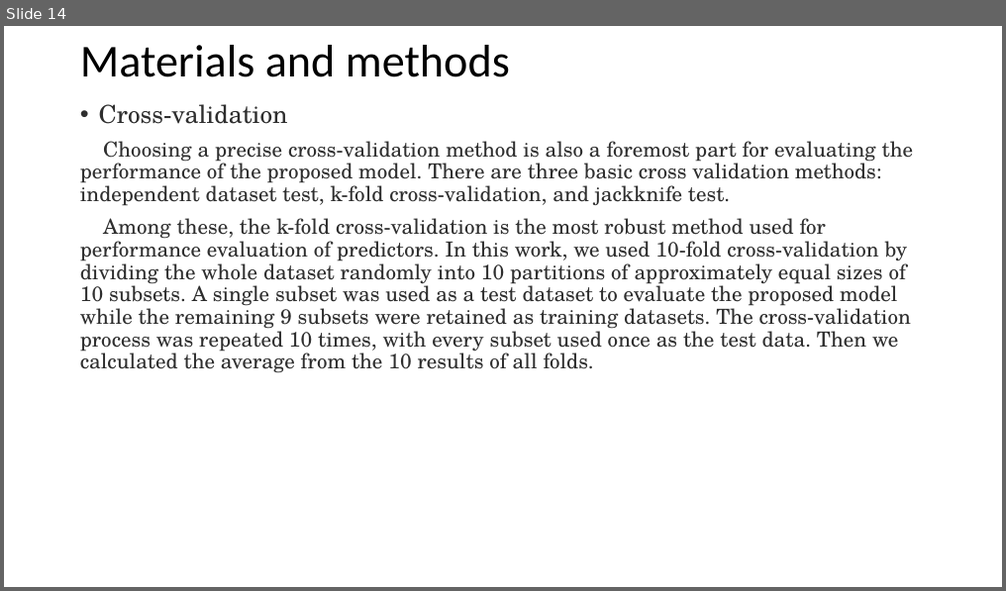
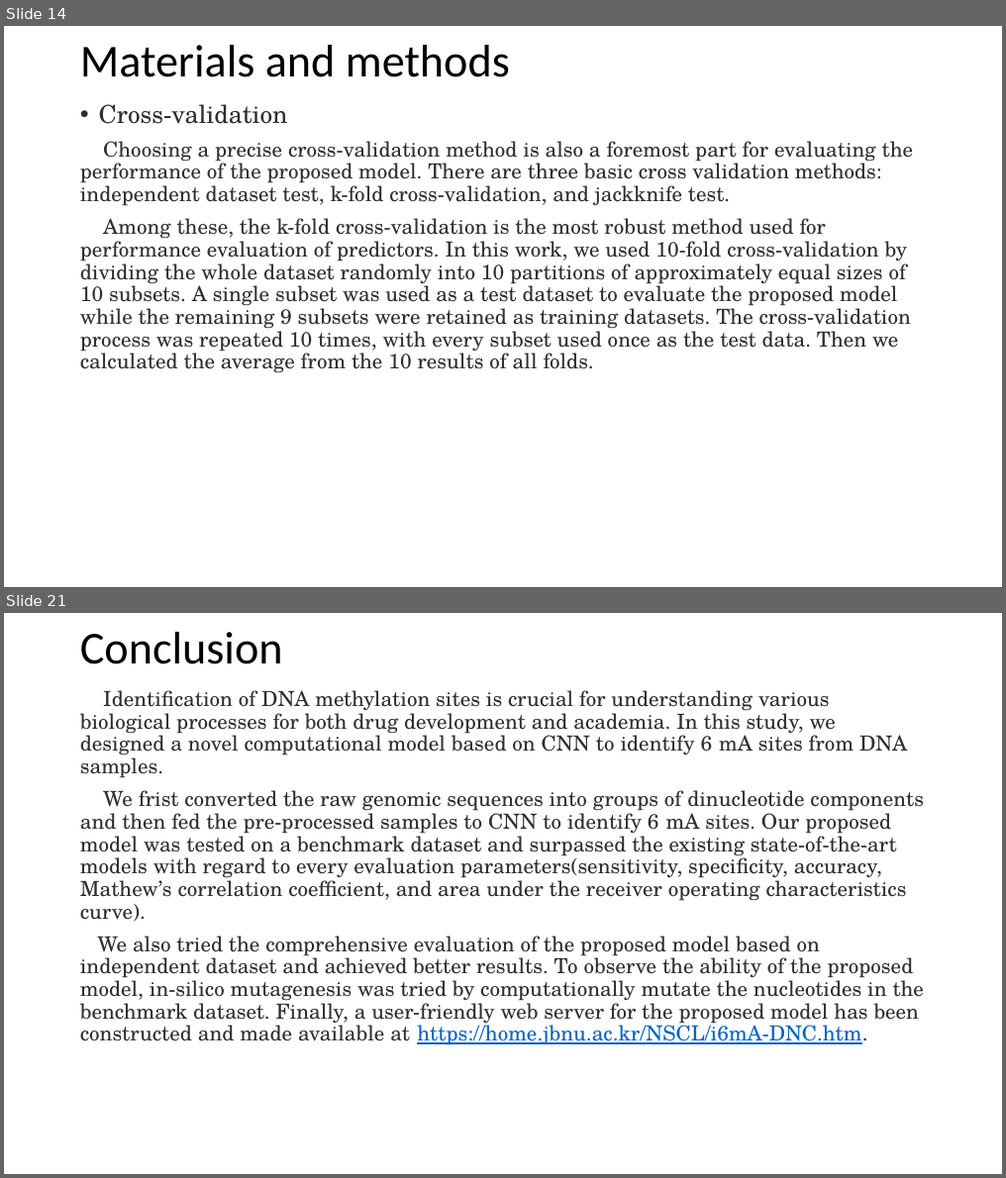
Before and after one commit to YanChengHuang/paper_implement, a slide deck: i6mA-DNC/presentation/i6mA-DNC.pptx. Shown one above the other, each under a label of ours: slide 14 before the commit, slides 14 and 21 after it; the slides between them are not shown. The pictures are 1006x591 and 1006x1178 pixels, drawn with LibreOffice and Linux fonts; fonts in the diff are those of the drawing. Boxes give left, top, right and bottom in pixels: in the first picture for what was removed or moved away, otherwise in the second. Text is boxed around its words. In the diff, an @@ line names an element or a change of style, - is before the commit and + after.

```diff
--- a/i6mA-DNC/presentation/i6mA-DNC.pptx
+++ b/i6mA-DNC/presentation/i6mA-DNC.pptx
@@ slide 21 added at (4,613,1002,1174), background #FFFFFF @@
@@ title added at (80,632,283,664), 44 pt, text #000000 @@
+Conclusion
@@ text added at (80,690,924,1046), 20 pt, text #2E2E2E @@
+Identification of DNA methylation sites is crucial for understanding various biological processes for both drug development and academia. In this study, we designed a novel computational model based on CNN to identify 6 mA sites from DNA samples.
+We frist converted the raw genomic sequences into groups of dinucleotide components and then fed the pre-processed samples to CNN to identify 6 mA sites. Our proposed model was tested on a benchmark dataset and surpassed the existing state-of-the-art models with regard to every evaluation parameters(sensitivity, specificity, accuracy, Mathew’s correlation coefficient, and area under the receiver operating characteristics curve).
+We also tried the comprehensive evaluation of the proposed model based on independent dataset and achieved better results. To observe the ability of the proposed model, in-silico mutagenesis was tried by computationally mutate the nucleotides in the benchmark dataset. Finally, a user-friendly web server for the proposed model has been constructed and made available at https://home.jbnu.ac.kr/NSCL/i6mA-DNC.htm.
```
Also in this commit, not shown: 1 slide changed, 5 other slides added, 2 other files.
